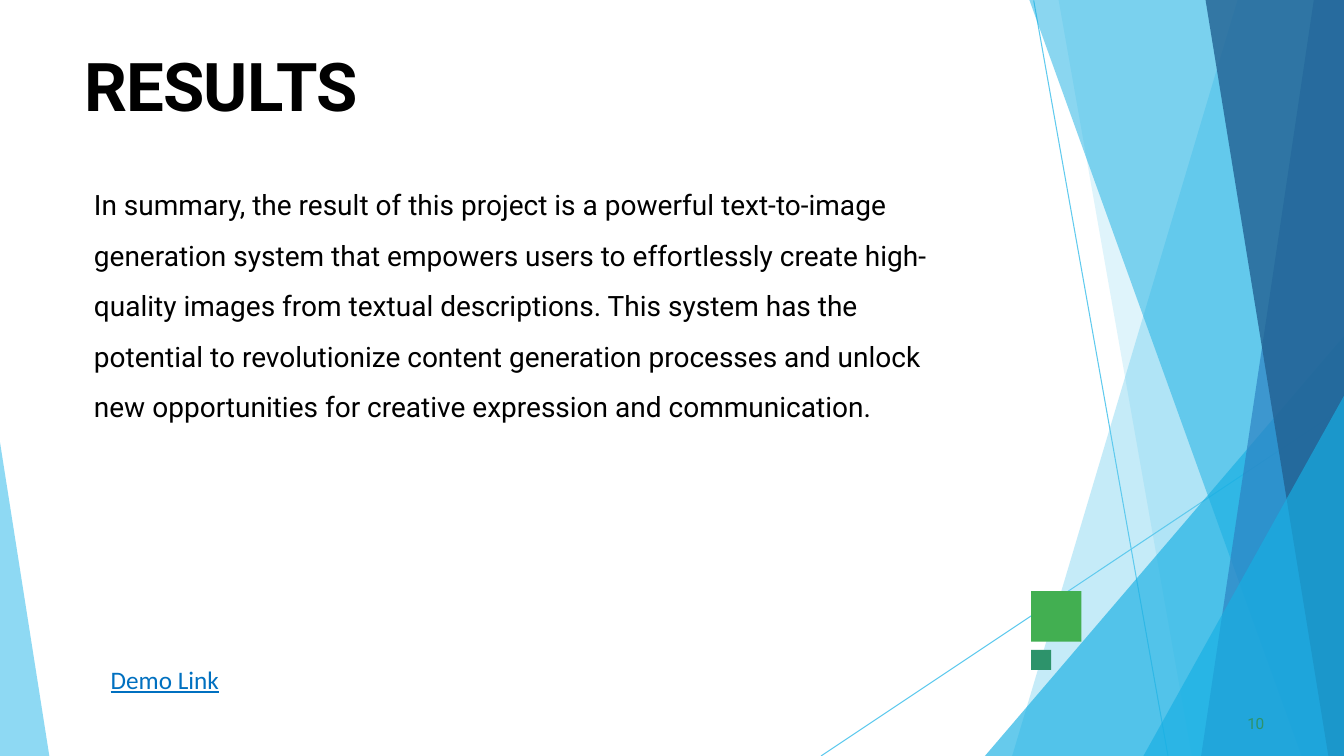
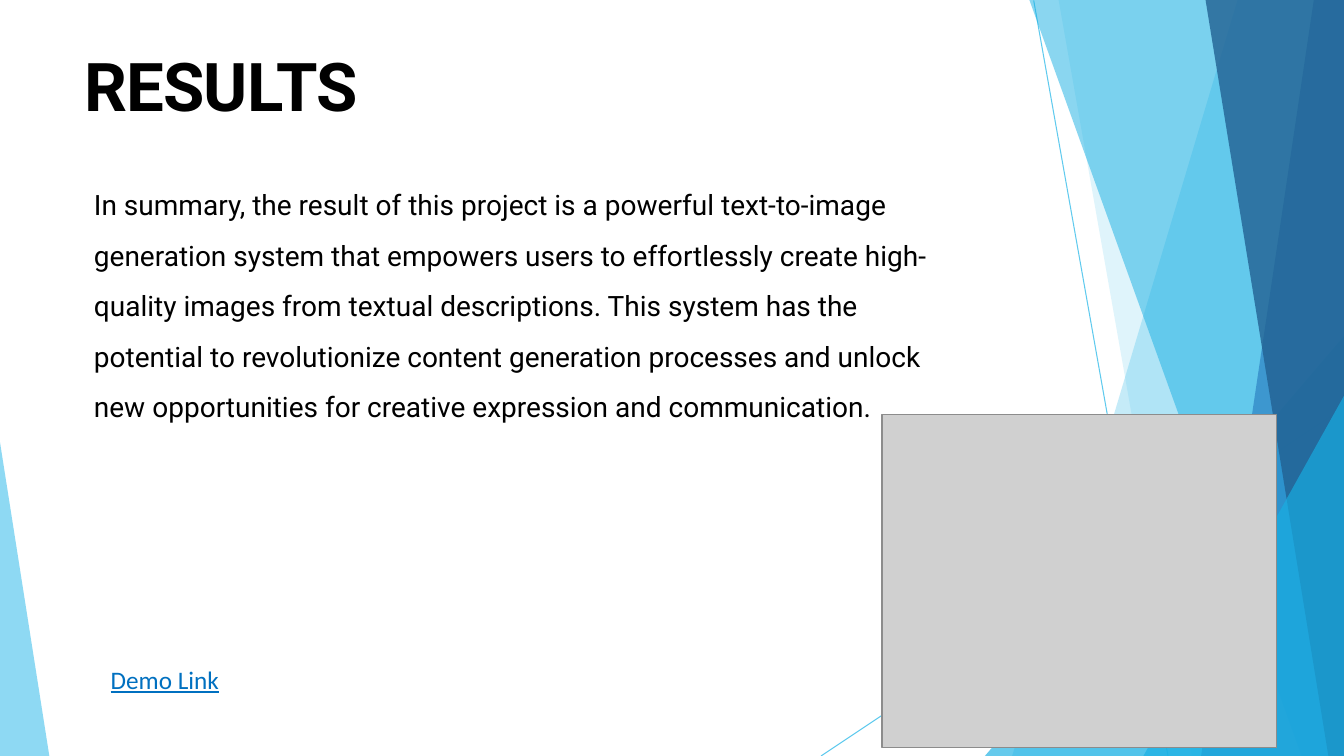
Before and after one commit to Shiffy24/TNSDC-GEN-AI, a slide deck: slide 10 of 962821104087NM.pptx. Drawn at 1344x756 pixels with LibreOffice and Linux fonts; fonts in the diff are those of the drawing; grey boxes stand for pictures; background and template pictures are left out. Boxes give left, top, right and bottom in pixels: in the first picture for what was removed or moved away, otherwise in the second. Text is boxed around its words. In the diff, an @@ line names an element or a change of style, - is before the commit and + after.

```diff
--- a/962821104087NM.pptx
+++ b/962821104087NM.pptx
@@ picture added at (x1=882, y1=415, x2=1277, y2=748) @@
@@ freeform shape removed at (x1=1031, y1=591, x2=1082, y2=641) @@
@@ freeform shape removed at (x1=1031, y1=650, x2=1052, y2=670) @@
@@ page number removed at (x1=1247, y1=718, x2=1264, y2=729) @@
-10
```
Also in this commit, not shown: 2 other slides changed.
